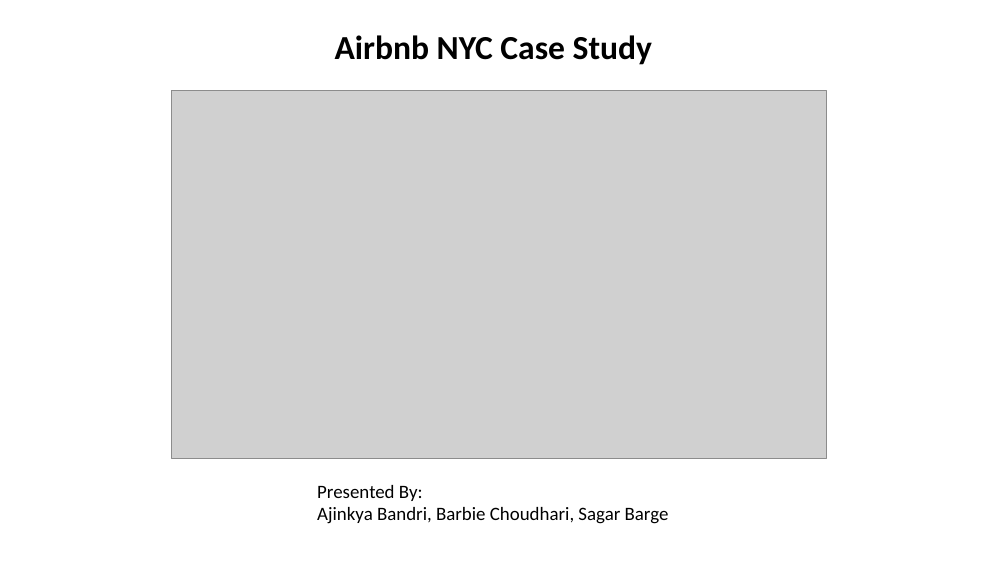
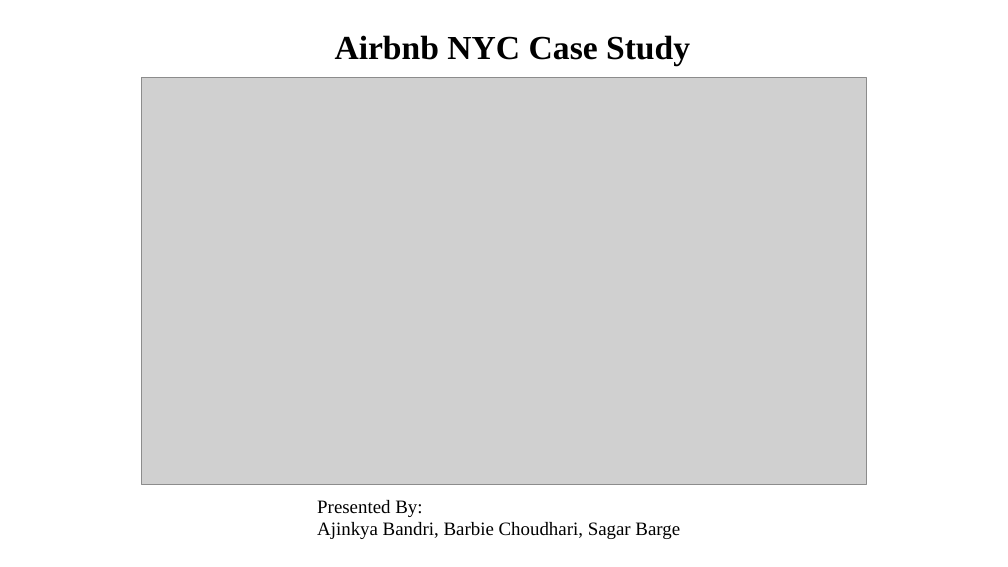
Before and after one commit to sagarbarge/Airbnb_NYC_Storytelling, a slide deck: slide 1 of Presentation_1_Analyst.pptx. Drawn at 1008x567 pixels with LibreOffice and Linux fonts; fonts in the diff are those of the drawing; grey boxes stand for pictures. Boxes give left, top, right and bottom in pixels: in the first picture for what was removed or moved away, otherwise in the second. Text is boxed around its words. In the diff, an @@ line names an element or a change of style, - is before the commit and + after.

```diff
--- a/Presentation_1_Analyst.pptx
+++ b/Presentation_1_Analyst.pptx
@@ text "Airbnb NYC Case Study" at [335, 35, 690, 66]: font Calibri to Times New Roman @@
@@ picture: place and size @@
-picture at [172, 90, 827, 458]
+picture at [142, 77, 867, 485]
@@ text "Presented By:" at [317, 500, 680, 539]: font Calibri to Times New Roman @@
@@ text "Presented By:": place and size @@
-text "Presented By:" at [317, 485, 669, 524]
+text "Presented By:" at [317, 500, 680, 539]
```
Also in this commit, not shown: 10 other slides changed, 3 slides added, 2 slides removed, 5 other files.
